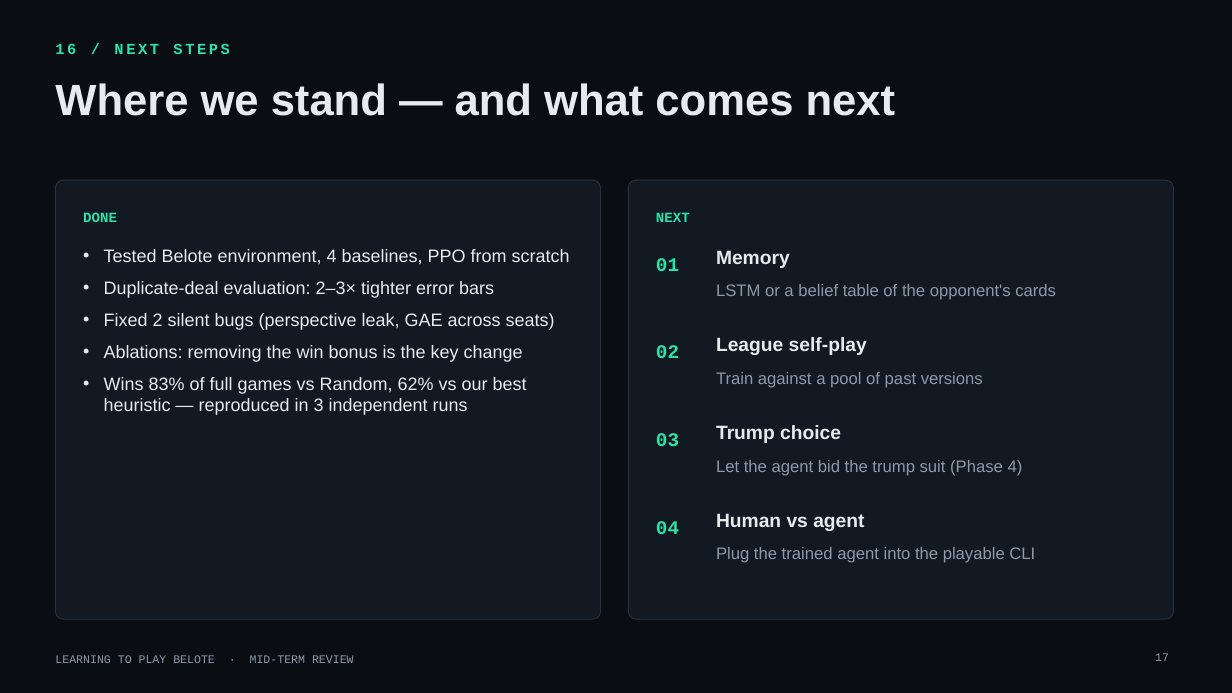
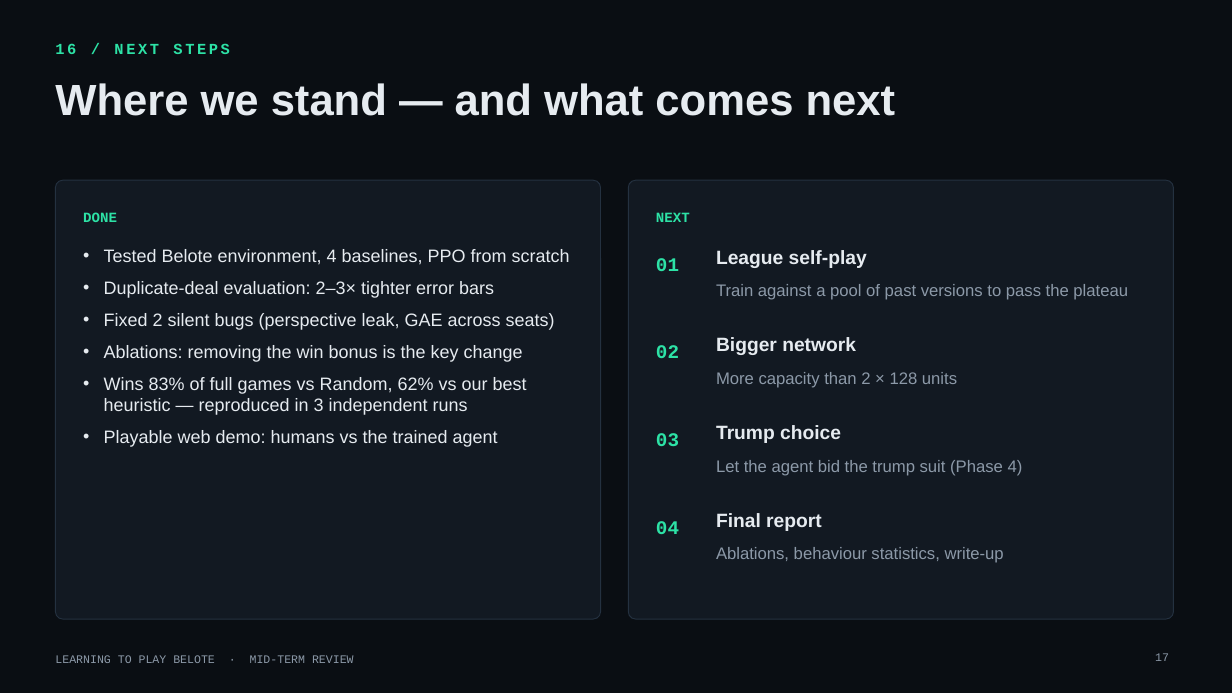
Before and after one commit to yoniBenabou/TwoPlayersBelote, a slide deck: slide 17 of presentation/belote_midterm_v3.pptx. Drawn at 1232x693 pixels with LibreOffice and Linux fonts; fonts in the diff are those of the drawing; background and template pictures are left out. Boxes give left, top, right and bottom in pixels: in the first picture for what was removed or moved away, otherwise in the second. Text is boxed around its words. In the diff, an @@ line names an element or a change of style, - is before the commit and + after.

```diff
--- a/presentation/belote_midterm_v3.pptx
+++ b/presentation/belote_midterm_v3.pptx
@@ text "League self-play": place and size @@
-text "League self-play" at box(716, 337, 867, 355)
+text "League self-play" at box(716, 250, 867, 268)
@@ text removed at box(716, 250, 790, 268) @@
-Memory
@@ text at box(716, 284, 1128, 300): text changed @@
-LSTM or a belief table of the opponent's cards
+Train against a pool of past versions to pass the plateau
@@ text added at box(716, 337, 856, 355), 15 pt, text #E6EBF0, bold @@
+Bigger network
@@ text at box(716, 372, 957, 388): text changed @@
-Train against a pool of past versions
+More capacity than 2 × 128 units
@@ text at box(104, 430, 498, 447): paragraph added @@
+• Playable web demo: humans vs the trained agent
@@ text at box(716, 513, 822, 531): text changed @@
-Human vs agent
+Final report
@@ text at box(716, 547, 1004, 563): text changed @@
-Plug the trained agent into the playable CLI
+Ablations, behaviour statistics, write-up
```
Also in this commit, not shown: 1 other slide changed, 1 other file.
